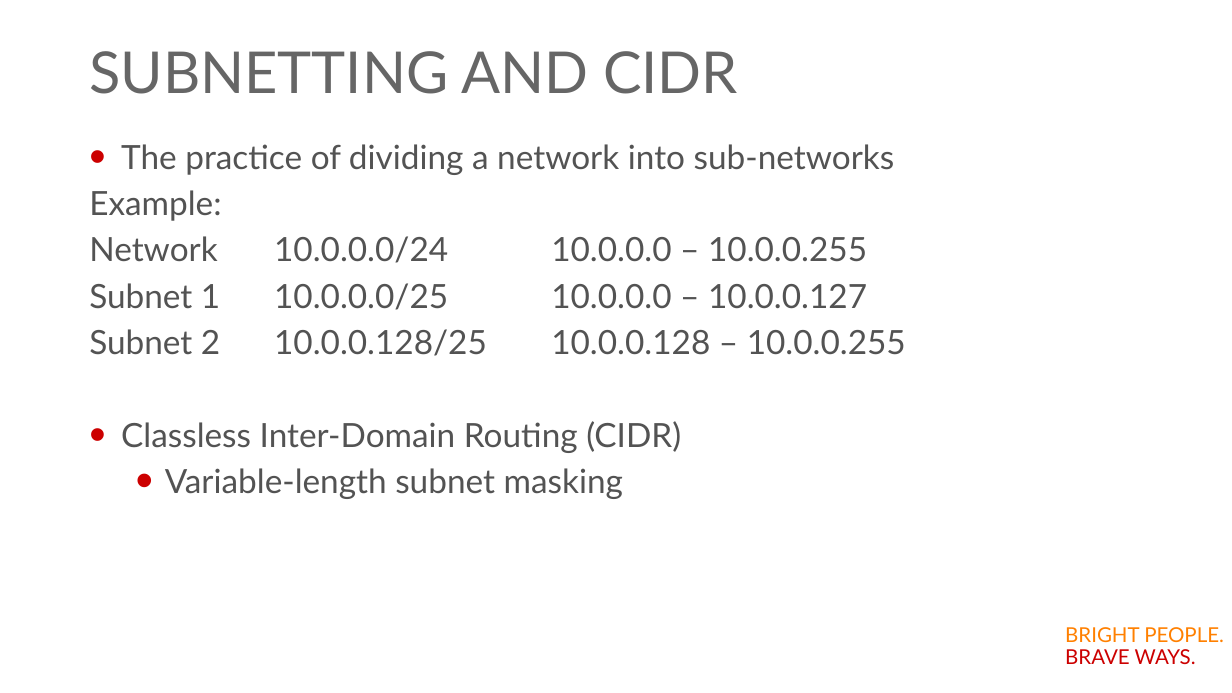
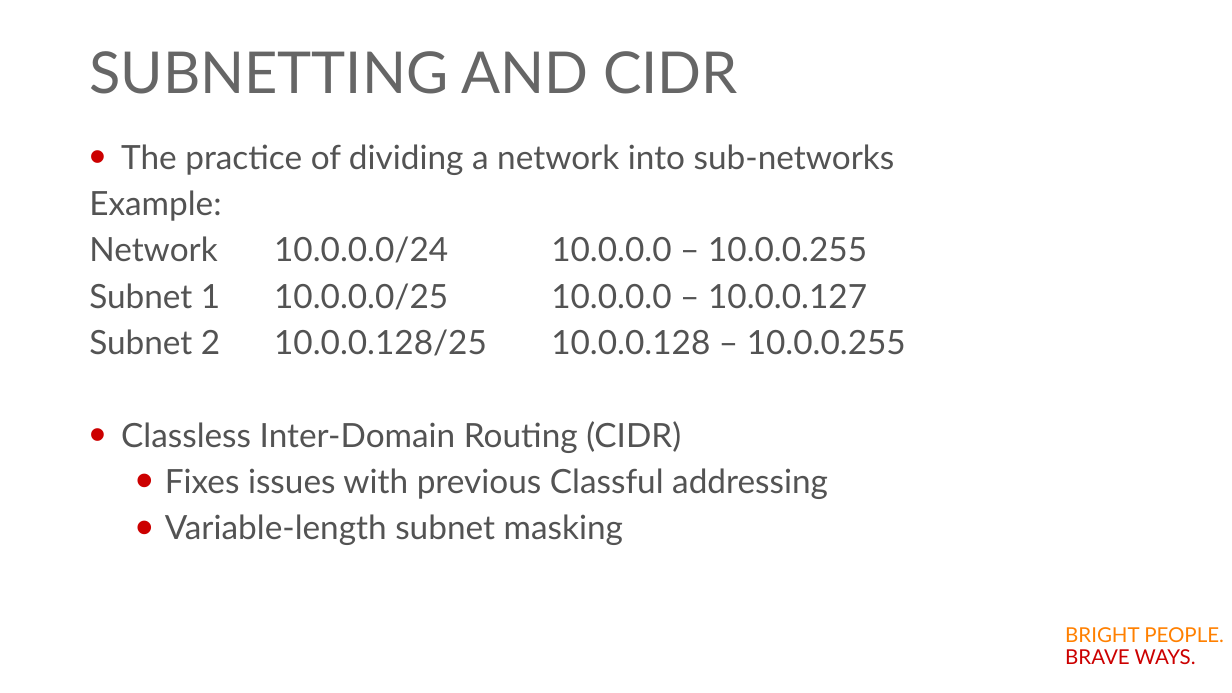
Before and after one commit to Accedia/aws-workshop, a slide deck: slide 6 of Day3-VPC_and_Networks/VPC.pptx. Drawn at 1232x693 pixels with LibreOffice and Linux fonts; fonts in the diff are those of the drawing; background and template pictures are left out. Boxes give left, top, right and bottom in pixels: in the first picture for what was removed or moved away, otherwise in the second. Text is boxed around its words. In the diff, an @@ line names an element or a change of style, - is before the commit and + after.

```diff
--- a/Day3-VPC_and_Networks/VPC.pptx
+++ b/Day3-VPC_and_Networks/VPC.pptx
@@ text at bbox=[165, 468, 828, 499]: paragraph added @@
+  • Fixes issues with previous Classful addressing
```
Also in this commit, not shown: 5 other slides changed, 9 slides added.
